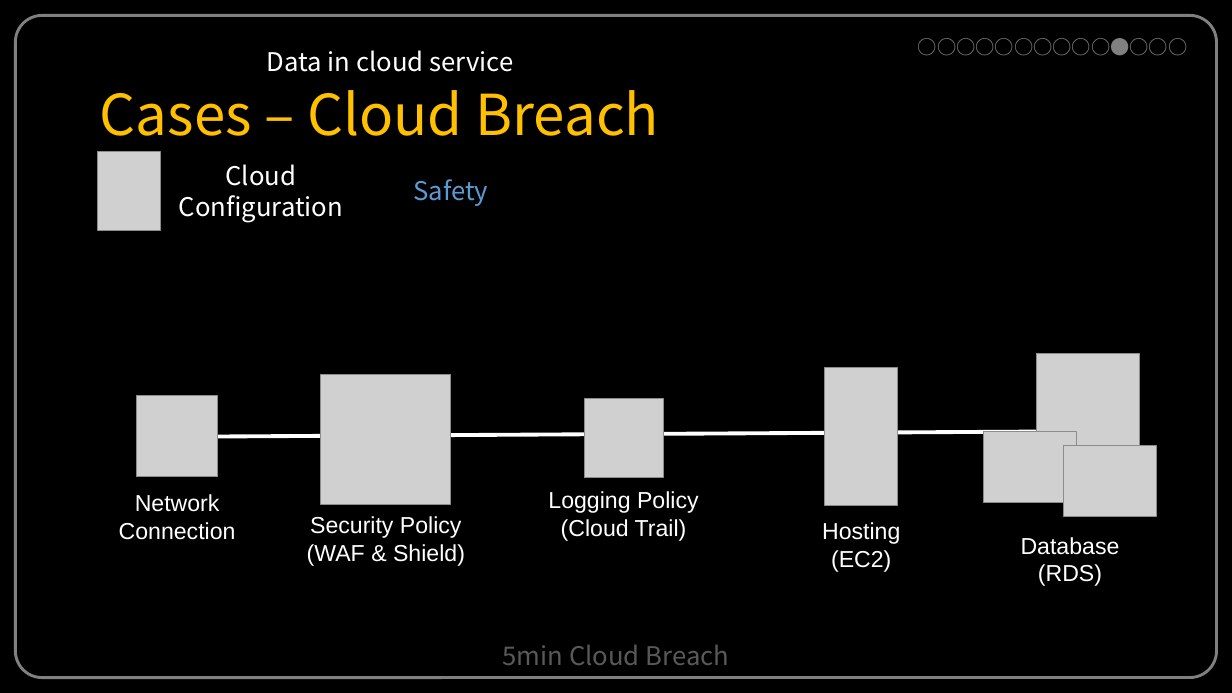
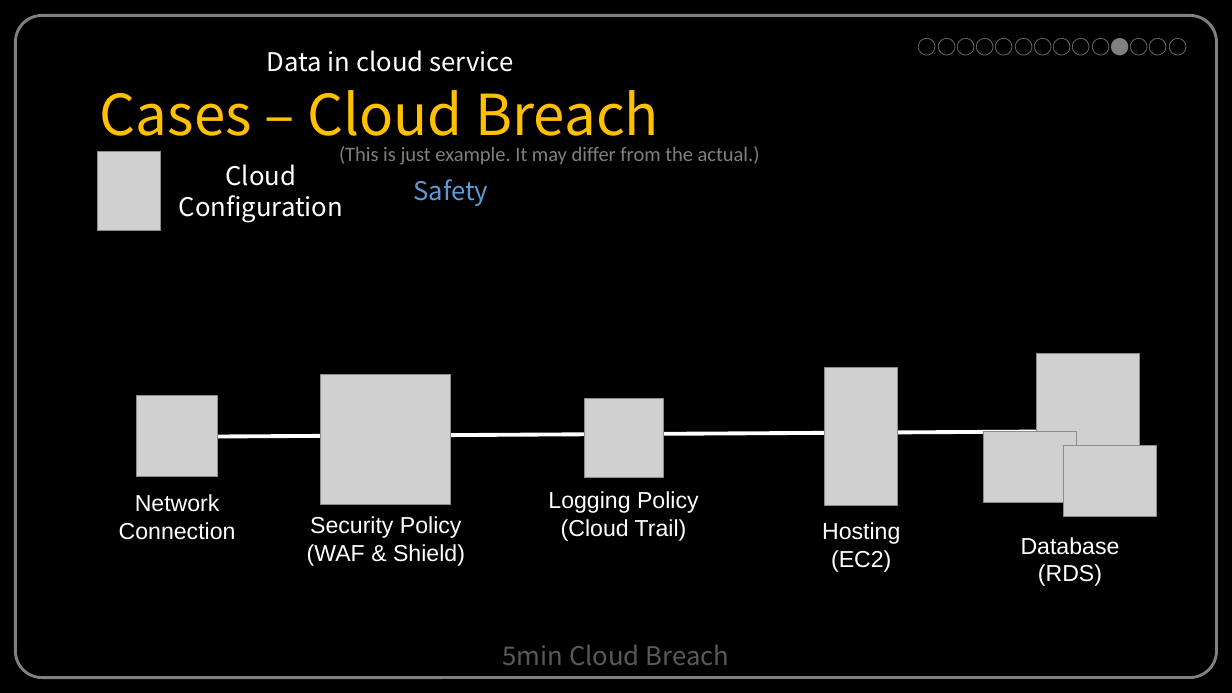
Before and after one commit to GoldBigDragon/BoB9_Homework, a slide deck: slide 11 of Niko_Cloud Breach_0114까지/Cloud Breach_PDF.pptx. Drawn at 1232x693 pixels with LibreOffice and Linux fonts; fonts in the diff are those of the drawing; grey boxes stand for pictures. Boxes give left, top, right and bottom in pixels: in the first picture for what was removed or moved away, otherwise in the second. Text is boxed around its words. In the diff, an @@ line names an element or a change of style, - is before the commit and + after.

Commit message:
Update [Niko_Cloud Breach]
Added
+ Added : Image Source
+ Added : 'Just example' mark

```diff
--- a/Niko_Cloud Breach_0114까지/Cloud Breach_PDF.pptx
+++ b/Niko_Cloud Breach_0114까지/Cloud Breach_PDF.pptx
@@ text added at [339,146,760,165], 16 pt, text #808080 @@
+(This is just example. It may differ from the actual.)
```
Also in this commit, not shown: 4 other slides changed, 2 other files.
